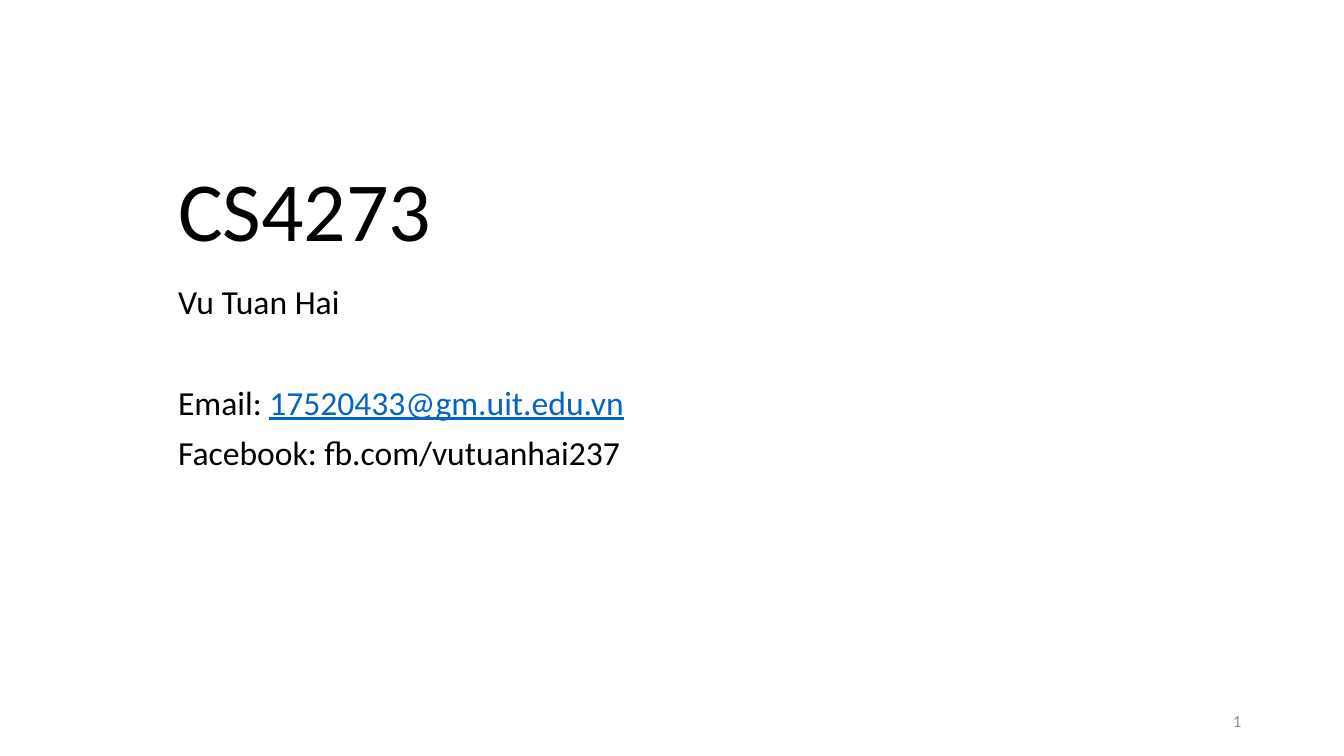
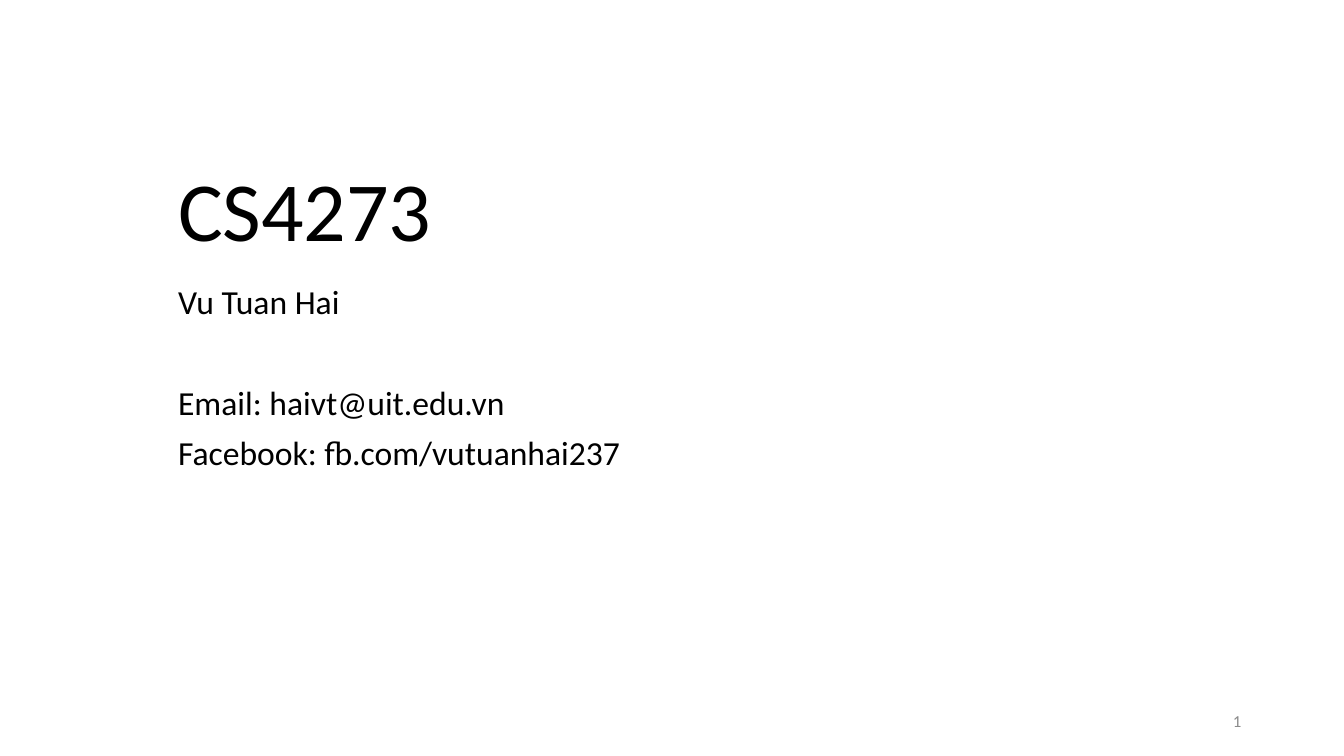
Before and after one commit to vutuanhai237/CourseMaterials, a slide deck: slide 1 of CS4273-Introduce to Software Engineering/Lab 0. Introduction.pptx. Drawn at 1344x756 pixels with LibreOffice and Linux fonts; fonts in the diff are those of the drawing. Boxes give left, top, right and bottom in pixels: in the first picture for what was removed or moved away, otherwise in the second. Text is boxed around its words. In the diff, an @@ line names an element or a change of style, - is before the commit and + after.

```diff
--- a/CS4273-Introduce to Software Engineering/Lab 0. Introduction.pptx
+++ b/CS4273-Introduce to Software Engineering/Lab 0. Introduction.pptx
@@ subtitle at <box>178,391,504,419</box>: text changed; text colour #0563C1 to #000000 @@
-Email: 17520433@gm.uit.edu.vn
+Email: haivt@uit.edu.vn
```
Also in this commit, not shown: 36 other files.
